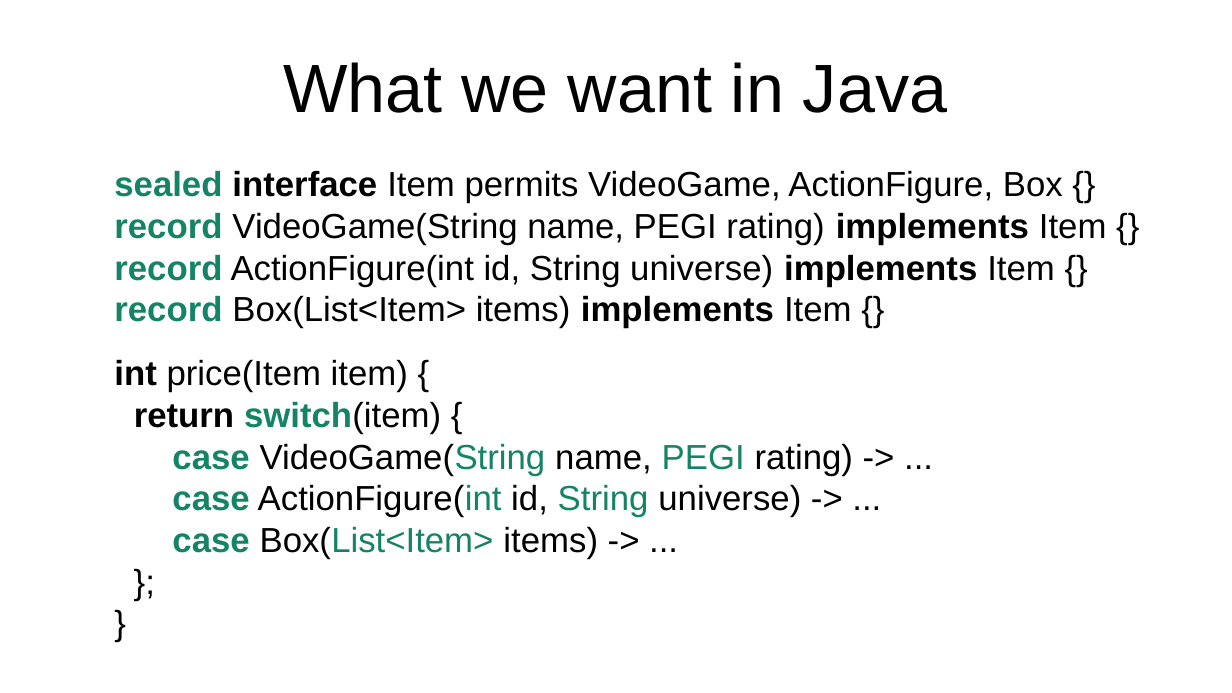
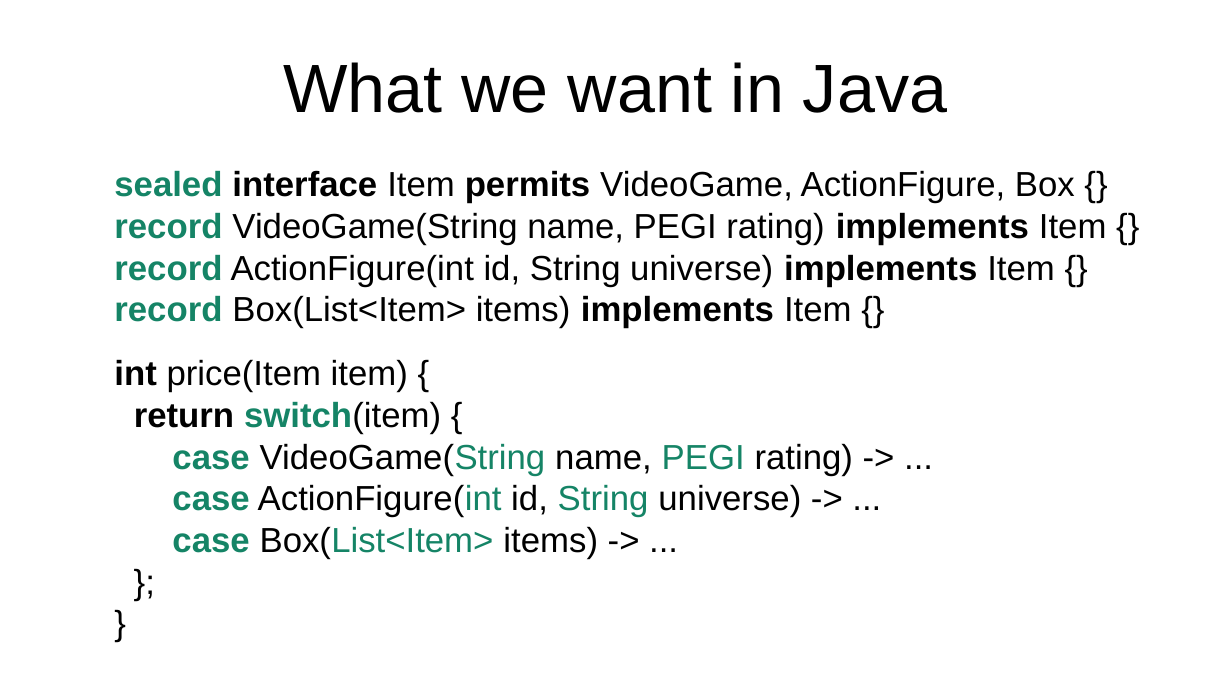
Before and after one commit to forax/pattern-matching, a slide deck: slide 15 of amber.odp. Drawn at 1232x693 pixels with LibreOffice and Linux fonts; fonts in the diff are those of the drawing. Boxes give left, top, right and bottom in pixels: in the first picture for what was removed or moved away, otherwise in the second. Text is boxed around its words. In the diff, an @@ line names an element or a change of style, - is before the commit and + after.

```diff
--- a/amber.odp
+++ b/amber.odp
@@ text at bbox=[114, 170, 1107, 329]: bold on in "permits" @@
```
Also in this commit, not shown: 5 other slides changed, 8 other files.
